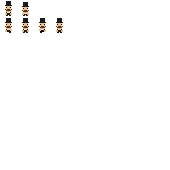
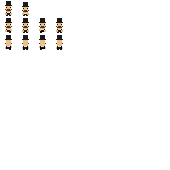
The second (170, 170) image is a revision of the first. Changes to its layers:
added group "Group 1" with 33 layers above "Layer 9 copy 10" over left=5, top=35, right=63, bottom=50
added group "palyer copy 10" with 6 layers in group "Group 1" over left=39, top=35, right=46, bottom=50
added layer "hat" (7th of 11, in "Group 1" › "palyer copy 10") in group "palyer copy 10" over left=39, top=35, right=46, bottom=40
added layer "head" (7th of 11, in "Group 1" › "palyer copy 10") in group "palyer copy 10" over left=40, top=39, right=45, bottom=46
added layer "hands" (7th of 11, in "Group 1" › "palyer copy 10") in group "palyer copy 10" over left=39, top=46, right=46, bottom=49
added group "palyer copy 9" with 6 layers in group "Group 1" over left=56, top=35, right=63, bottom=50
added layer "hat" (8th of 11, in "Group 1" › "palyer copy 9") in group "palyer copy 9" over left=56, top=35, right=63, bottom=40
added layer "head" (8th of 11, in "Group 1" › "palyer copy 9") in group "palyer copy 9" over left=57, top=40, right=62, bottom=46
added group "palyer copy 8" with 6 layers in group "Group 1" over left=22, top=35, right=29, bottom=50
added layer "hat" (9th of 11, in "Group 1" › "palyer copy 8") in group "palyer copy 8" over left=22, top=35, right=29, bottom=40
added layer "head" (9th of 11, in "Group 1" › "palyer copy 8") in group "palyer copy 8" over left=23, top=40, right=28, bottom=46
added layer "hands" (9th of 11, in "Group 1" › "palyer copy 8") in group "palyer copy 8" over left=22, top=43, right=29, bottom=49
added group "palyer copy 6" with 5 layers in group "Group 1" over left=5, top=35, right=12, bottom=50
added layer "hat" (11th of 11, in "Group 1" › "palyer copy 6") in group "palyer copy 6" over left=5, top=35, right=12, bottom=40
added layer "head" (11th of 11, in "Group 1" › "palyer copy 6") in group "palyer copy 6" over left=6, top=40, right=11, bottom=46
…and 8 more changes (8 added)
